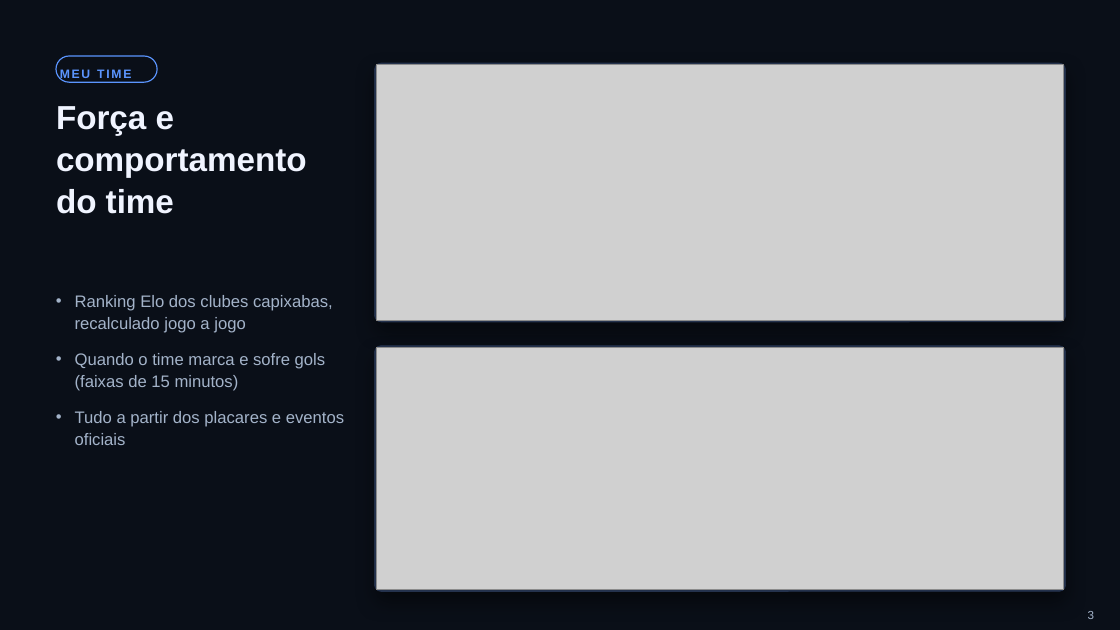
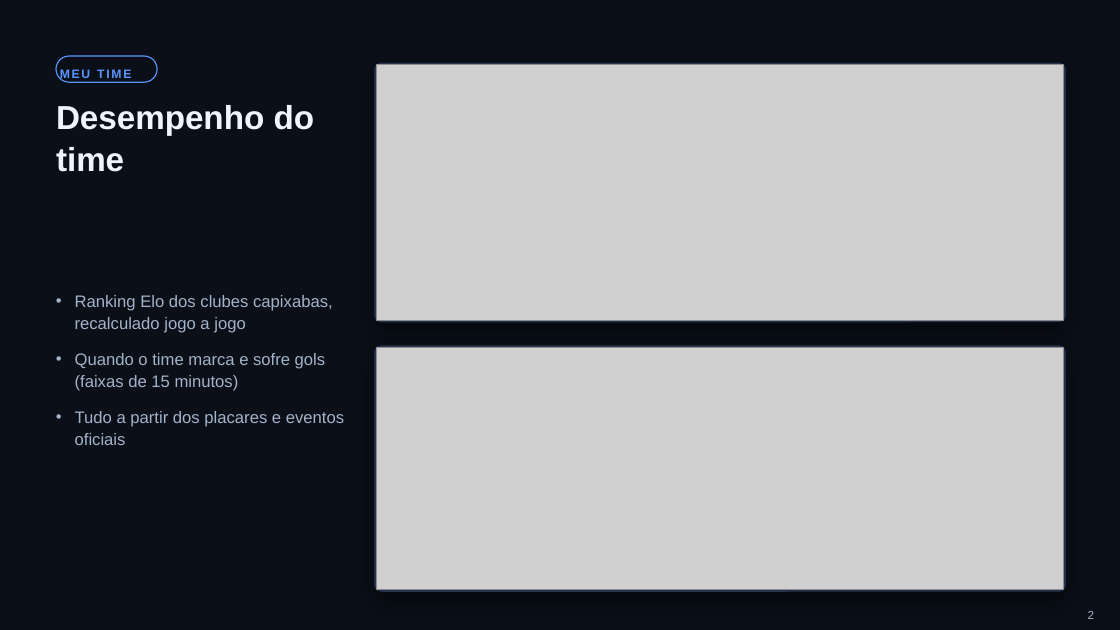
Before and after one commit to cborba733/Capixastat, a slide deck: slide 2 of CapixaStat_Apresentacao.pptx (slide 3 before the commit). Drawn at 1120x630 pixels with LibreOffice and Linux fonts; fonts in the diff are those of the drawing; grey boxes stand for pictures. Boxes give left, top, right and bottom in pixels: in the first picture for what was removed or moved away, otherwise in the second. Text is boxed around its words. In the diff, an @@ line names an element or a change of style, - is before the commit and + after.

```diff
--- a/CapixaStat_Apresentacao.pptx
+++ b/CapixaStat_Apresentacao.pptx
@@ title at <box>56,105,315,172</box>: text changed @@
-Força e comportamento do time
+Desempenho do time
```
Also in this commit, not shown: 7 other slides changed, 2 slides added, 2 slides removed, 2 other files.
